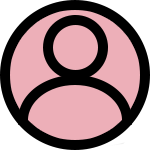
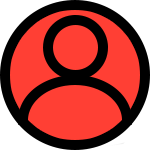
Two versions of the same layered image (150px x 150px). Layer-by-layer changes:
painted on "Ellipse 1" over <box>10,10,140,140</box>
